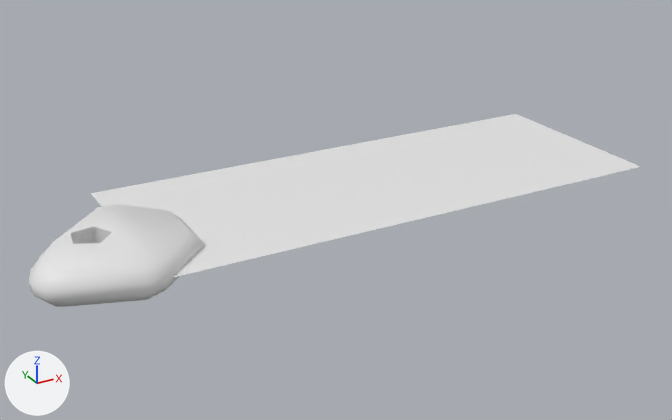
Two versions of the FBX model Objects/Mesh/Obstacles/fish_01.fbx, one commit apart.
One viewpoint serves both versions: a camera (50 mm lens) standing at (-2.6, -4.68, 2.23) and looking at (-0.01, 0.02, -0.12). The lights are fixed; the arrows at lower left show +X, +Y and +Z.
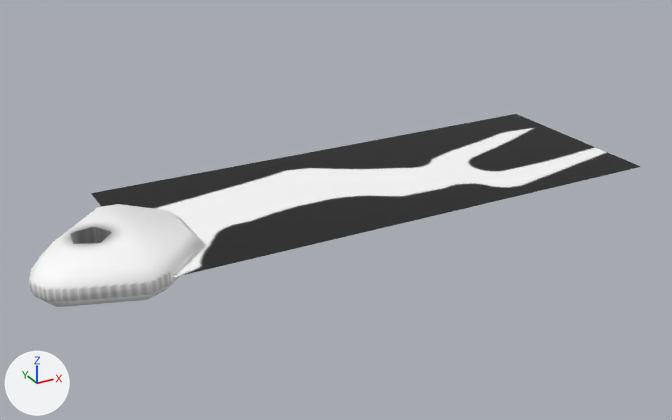
The newer file is also turned or shifted as a whole; pictures and numbers use the older file's frame.

Where the change shows, as pixel boxes [x1, y1, x2, y2] in the pictures (672 x 420 px):
```json
{"object": "Cube.001", "change": "recoloured", "before": [29, 114, 641, 307], "after": [29, 114, 641, 307]}
```

Edits to the scene script, one JSON object a line:
```json
{"op": "add", "block": "img_fishy_dif_png", "code": ["img_fishy_dif_png = load_image('fishy_dif.png', '../../../Textures/Fishy/fishy_dif.png', 256, 256, 'sRGB')"]}
{"op": "add", "block": "mat_material", "code": ["mat_material = principled_material('Material')", "mat_material.texture = img_fishy_dif_png"]}
{"block": "me_cube_003", "where": "me_cube_003.from_pydata(...)  # 64 vertices, 50 faces; spans x -1.95..1.99, y -0.63..0.75, z -0.1..0.1"}
{"op": "add", "block": "me_cube_003", "code": "me_cube_003.materials.append(mat_material)  # picture img_fishy_dif_png"}
```
